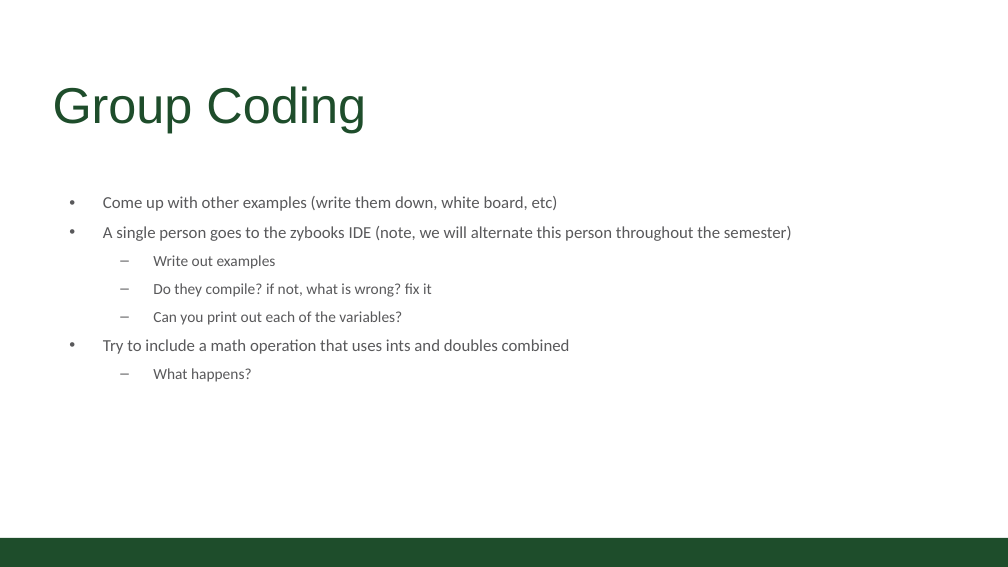
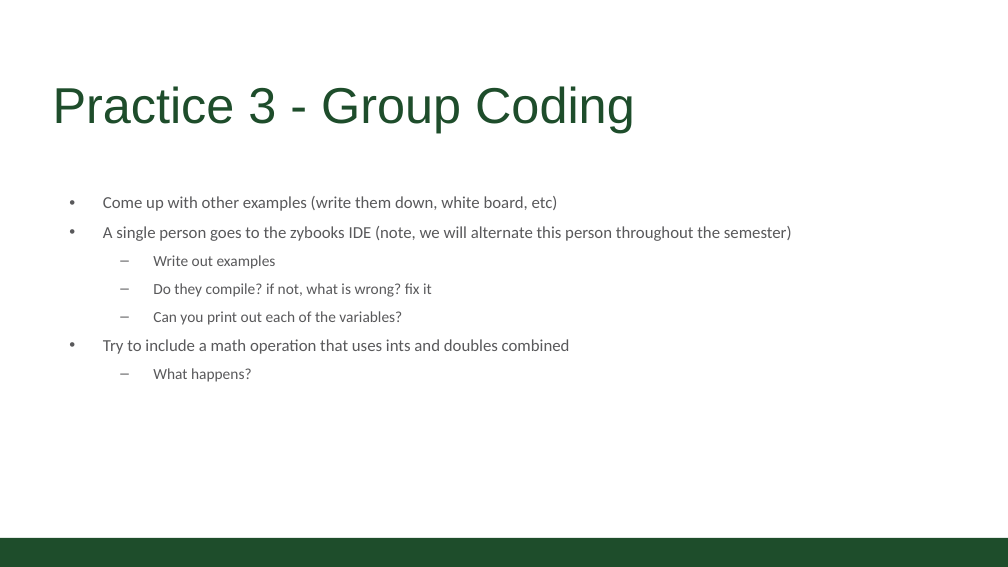
Before and after one commit to CSU-CompSci-CS163-4/Handouts, a slide deck: slide 11 of slides/On-Campus/02_01_Variables.pptx (slide 9 before the commit). Drawn at 1008x567 pixels with LibreOffice and Linux fonts; fonts in the diff are those of the drawing; background and template pictures are left out. Boxes give left, top, right and bottom in pixels: in the first picture for what was removed or moved away, otherwise in the second. Text is boxed around its words. In the diff, an @@ line names an element or a change of style, - is before the commit and + after.

```diff
--- a/slides/On-Campus/02_01_Variables.pptx
+++ b/slides/On-Campus/02_01_Variables.pptx
@@ title at [53, 86, 635, 133]: text changed @@
-Group Coding
+Practice 3 - Group Coding
```
Also in this commit, not shown: 1 other slide changed, 2 slides added.
